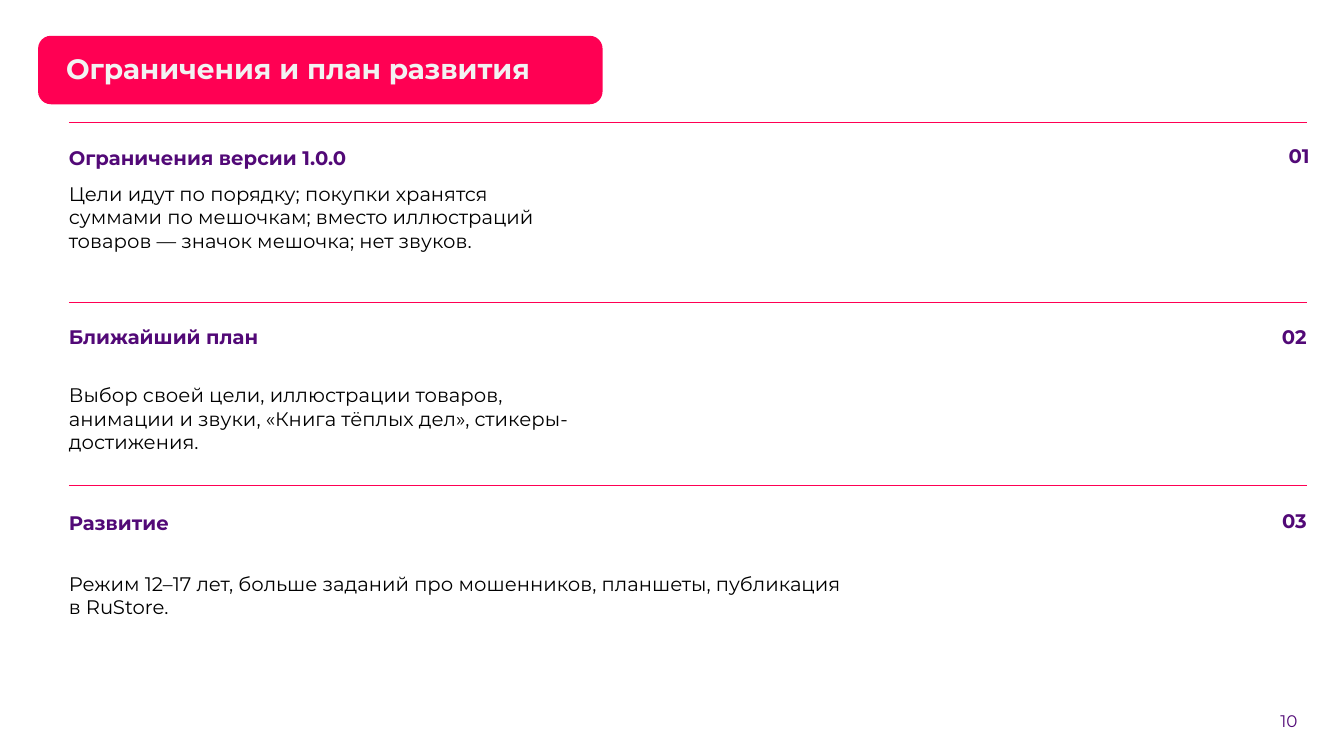
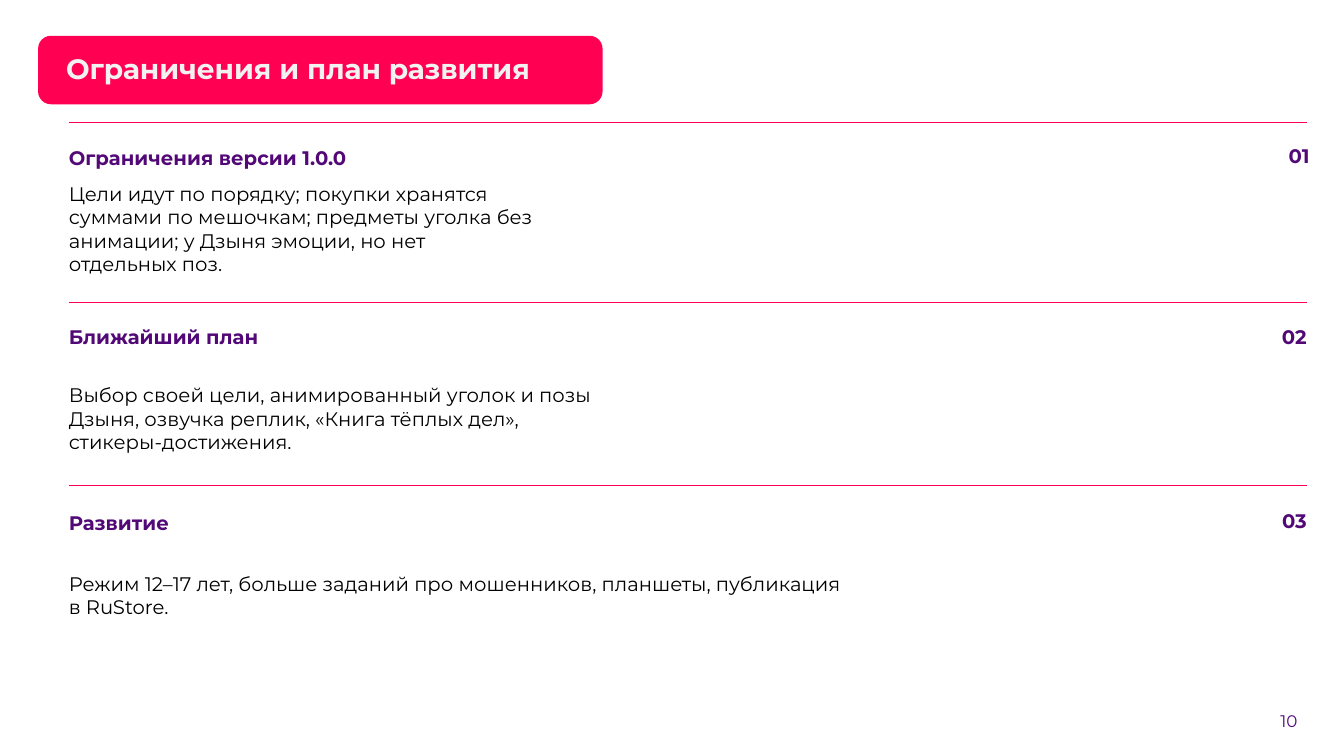
Before and after one commit to Alienstemple/fin_edu_app, a slide deck: slide 10 of docs/submission/Питомец-Дзынь-презентация.pptx. Drawn at 1344x756 pixels with LibreOffice and Linux fonts; fonts in the diff are those of the drawing; background and template pictures are left out. Boxes give left, top, right and bottom in pixels: in the first picture for what was removed or moved away, otherwise in the second. Text is boxed around its words. In the diff, an @@ line names an element or a change of style, - is before the commit and + after.

```diff
--- a/docs/submission/Питомец-Дзынь-презентация.pptx
+++ b/docs/submission/Питомец-Дзынь-презентация.pptx
@@ text at [69,187,532,274]: text changed @@
-Цели идут по порядку; покупки хранятся суммами по мешочкам; вместо иллюстраций товаров — значок мешочка; нет звуков.
+Цели идут по порядку; покупки хранятся суммами по мешочкам; предметы уголка без анимации; у Дзыня эмоции, но нет отдельных поз.
@@ text at [69,387,591,453]: text changed @@
-Выбор своей цели, иллюстрации товаров, анимации и звуки, «Книга тёплых дел», стикеры-достижения.
+Выбор своей цели, анимированный уголок и позы Дзыня, озвучка реплик, «Книга тёплых дел», стикеры-достижения.
```
Also in this commit, not shown: 3 other files.
